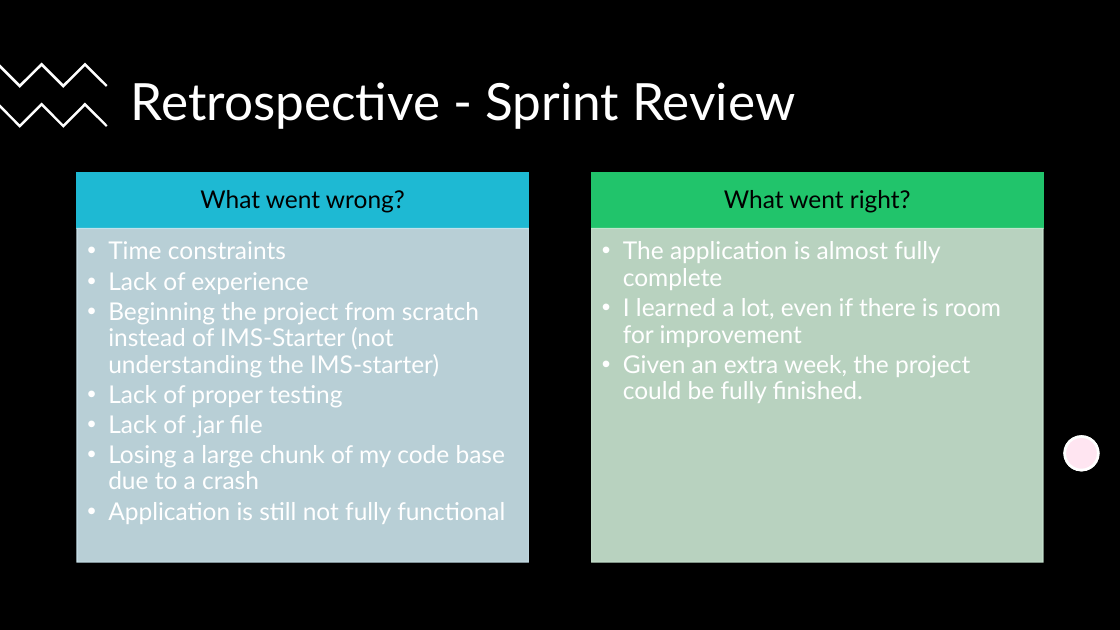
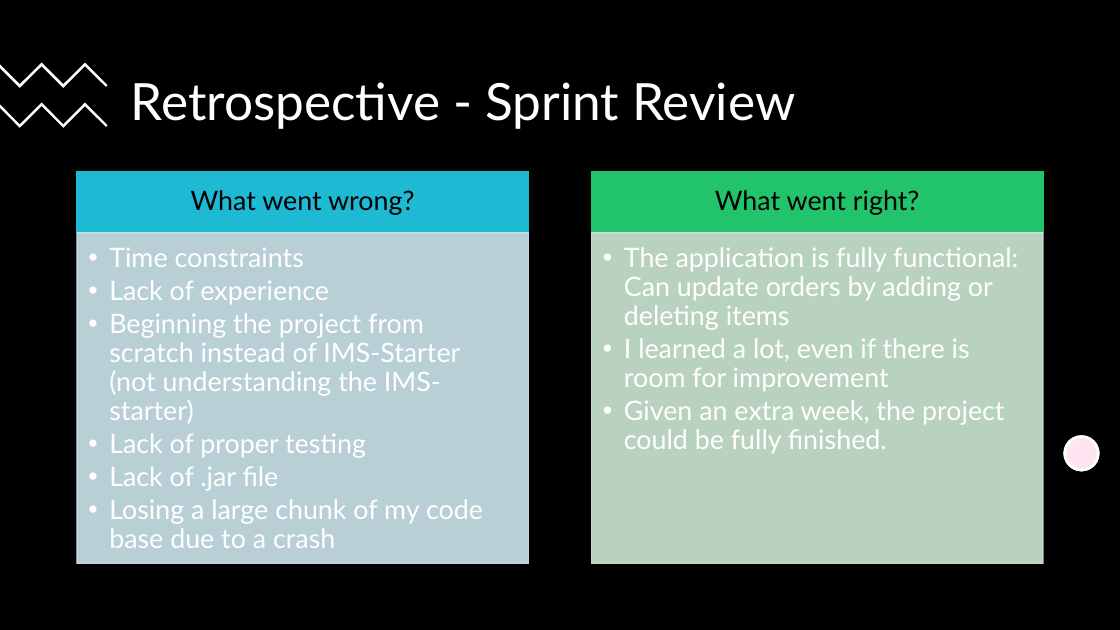
Before and after one commit to EmreCakmakQA/Inventory-Management-System, a slide deck: slide 13 of documentation/IMS-Presentation.pptx. Drawn at 1120x630 pixels with LibreOffice and Linux fonts; fonts in the diff are those of the drawing. Boxes give left, top, right and bottom in pixels: in the first picture for what was removed or moved away, otherwise in the second. Text is boxed around its words. In the diff, an @@ line names an element or a change of style, - is before the commit and + after.

Commit message:
EC: updated powerpoint to reflect new testing score

```diff
--- a/documentation/IMS-Presentation.pptx
+++ b/documentation/IMS-Presentation.pptx
@@ rectangle: place and size @@
-rectangle at (77,173,528,229)
+rectangle at (77,172,528,233)
@@ rectangle: place and size @@
-rectangle at (592,173,1043,229)
+rectangle at (592,172,1043,233)
@@ size 21 to 23 pt in 3 elements at (191,190,414,215), (715,190,920,215), (109,248,483,548) @@
@@ rectangle: place and size @@
-rectangle at (77,229,528,562)
+rectangle at (77,233,528,564)
@@ rectangle: place and size @@
-rectangle at (592,229,1043,562)
+rectangle at (592,233,1043,564)
@@ text at (624,247,1018,330): text changed; size 21 to 23 pt @@
-  • The application is almost fully complete
+  • The application is fully functional: Can update orders by adding or deleting items
@@ text at (624,338,1004,454): size 21 to 23 pt in "I learned a lot, even if there ...", "Given an extra week, the project could ..." @@
@@ text at (108,502,505,524): paragraph removed @@
-  • Application is still not fully functional
```
Also in this commit, not shown: 1 other slide changed, 4 other files.
